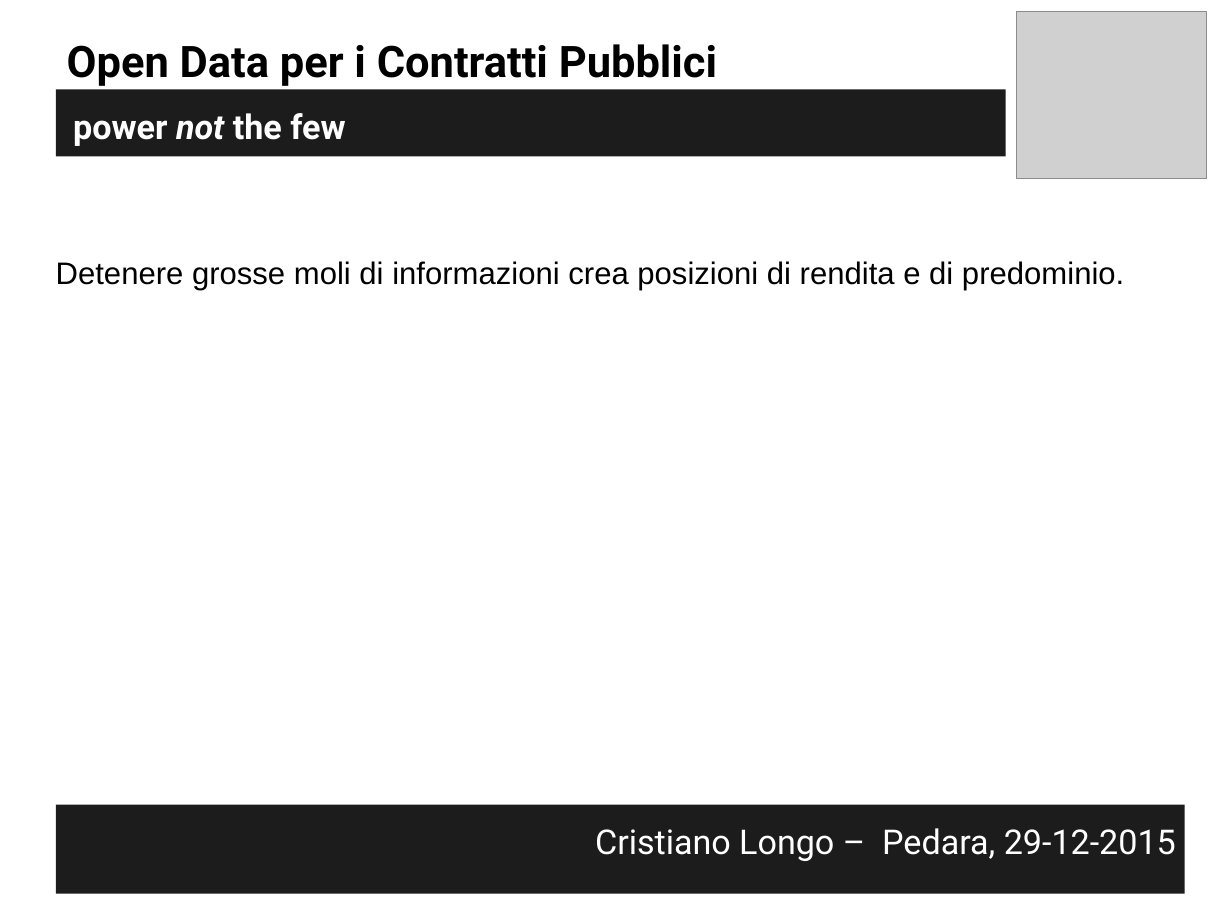
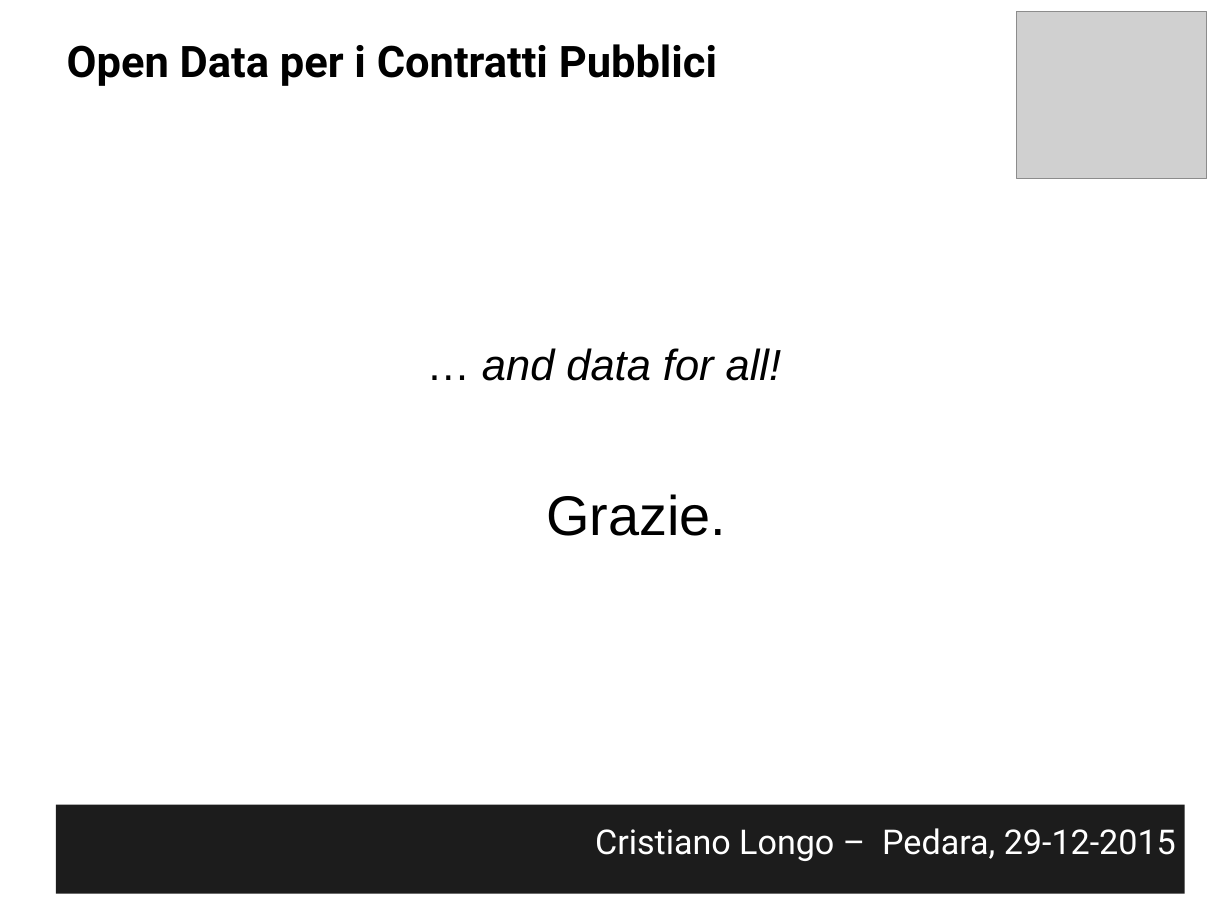
Before and after one commit to opendatahacklab/opendatahacklab.github.io, a slide deck: slide 20 of events/29Dic2015/CristianoLongo_29Dic2015.odp (slide 19 before the commit). Drawn at 1232x924 pixels with LibreOffice and Linux fonts; fonts in the diff are those of the drawing; grey boxes stand for pictures. Boxes give left, top, right and bottom in pixels: in the first picture for what was removed or moved away, otherwise in the second. Text is boxed around its words. In the diff, an @@ line names an element or a change of style, - is before the commit and + after.

```diff
--- a/events/29Dic2015/CristianoLongo_29Dic2015.odp
+++ b/events/29Dic2015/CristianoLongo_29Dic2015.odp
@@ text removed at <box>56,89,1006,157</box> @@
-power not the few
@@ text removed at <box>56,261,1124,291</box> @@
-Detenere grosse moli di informazioni crea posizioni di rendita e di predominio.
@@ text added at <box>482,348,782,381</box>, 28 pt, text #000000, italic @@
+… and data for all!
@@ text added at <box>546,494,726,536</box>, 36 pt, text #000000 @@
+Grazie.
```
Also in this commit, not shown: 1 other slide changed, 4 slides added, 3 slides removed, 2 other files.
